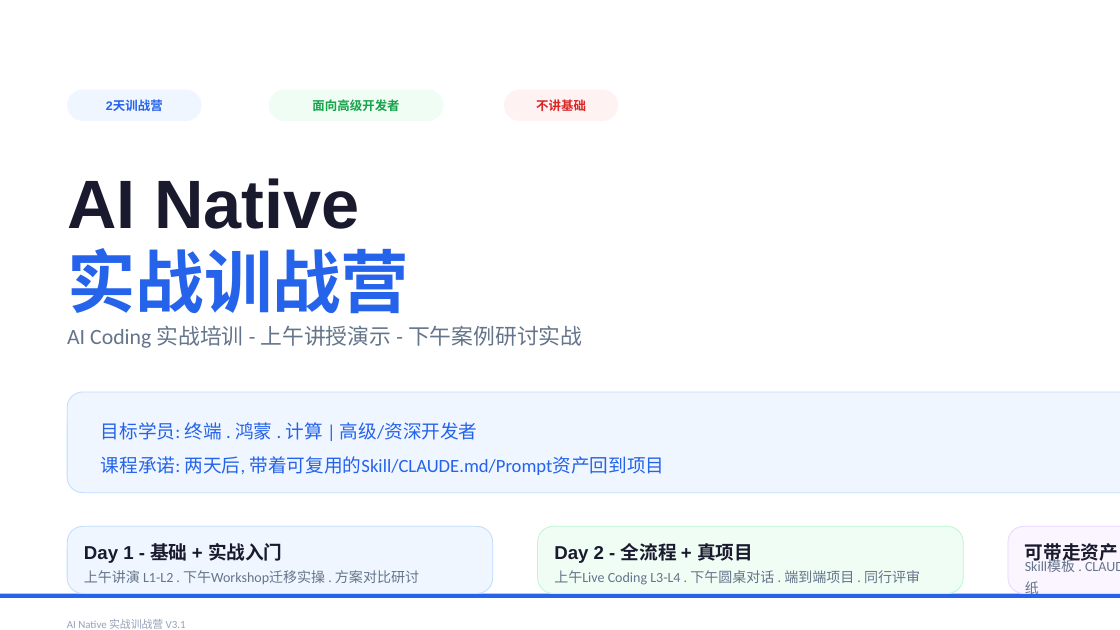
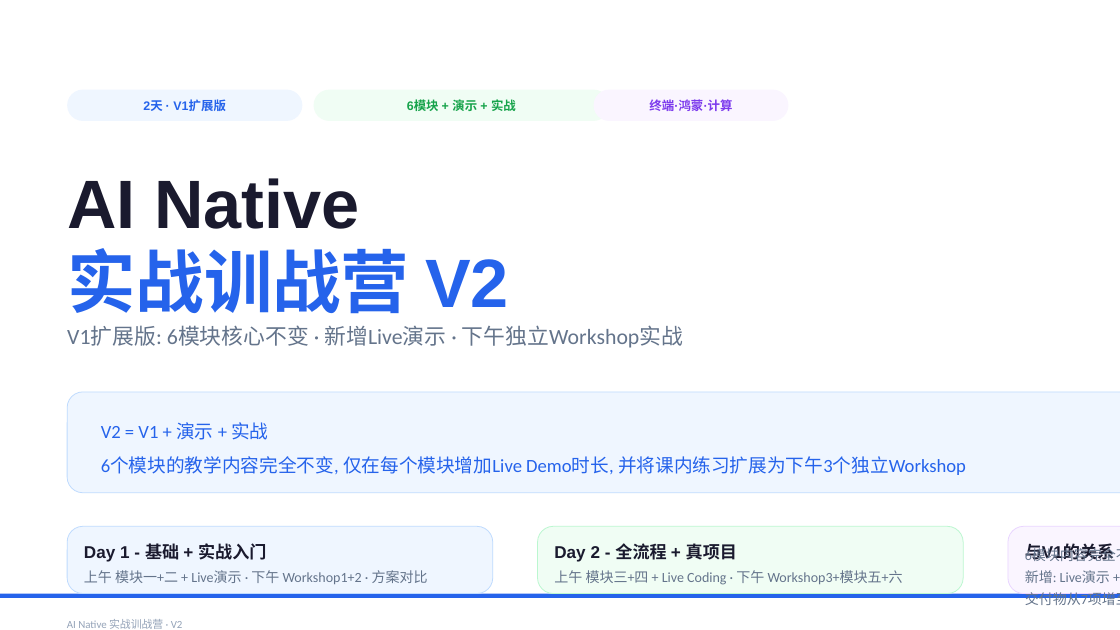
Before and after one commit to JungleTestLabs/ai-coding-training, a slide deck: slide 1 of docs/AI-Native-训战营-介绍与日程.pptx. Drawn at 1120x630 pixels with LibreOffice and Linux fonts; fonts in the diff are those of the drawing. Boxes give left, top, right and bottom in pixels: in the first picture for what was removed or moved away, otherwise in the second. Text is boxed around its words. In the diff, an @@ line names an element or a change of style, - is before the commit and + after.

Commit message:
docs: V2 统一 — V1内容不变，增加演示和实战（6模块+3Workshop）
关键设计原则: V2 = V1 + 演示 + 实战
- 6个模块教学内容完全不变
- 每个模块增加15-30min Live Demo
- 下午新增3个独立Workshop实战

文件:
- 00-课程大纲.md: V2版本，V1核心保留+演示标记+Workshop章节
- README.md: 更新为V2概览，强调V1-V2关系
- AI-Native-训战营-介绍与日程.pptx: 6页PPT，匹配V2结构

git历史中086e18c为V1原版，当前为V2

```diff
--- a/docs/AI-Native-训战营-介绍与日程.pptx
+++ b/docs/AI-Native-训战营-介绍与日程.pptx
@@ rounded rectangle: place and size @@
-rounded rectangle at box(67, 90, 202, 121)
+rounded rectangle at box(67, 90, 302, 121)
@@ text at box(143, 100, 226, 113): text changed @@
-2天训战营
+2天 · V1扩展版
@@ rounded rectangle: place and size @@
-rounded rectangle at box(269, 90, 444, 121)
+rounded rectangle at box(314, 90, 609, 121)
@@ text at box(407, 99, 516, 113): text changed @@
-面向高级开发者
+6模块 + 演示 + 实战
@@ rounded rectangle: place and size @@
-rounded rectangle at box(504, 90, 618, 121)
+rounded rectangle at box(594, 90, 788, 121)
@@ rounded rectangle at box(594, 90, 788, 121): fill #FEF2F2 to #FAF5FF @@
@@ text at box(649, 99, 732, 111): text changed; text colour #DC2626 to #7C3AED @@
-不讲基础
+终端·鸿蒙·计算
@@ text at box(67, 248, 509, 314): text changed @@
-实战训战营
+实战训战营 V2
@@ text at box(67, 325, 683, 348): text changed @@
-AI Coding 实战培训 - 上午讲授演示 - 下午案例研讨实战
+V1扩展版: 6模块核心不变 · 新增Live演示 · 下午独立Workshop实战
@@ text at box(101, 422, 966, 475): text changed @@
-目标学员: 终端 . 鸿蒙 . 计算 | 高级/资深开发者
-课程承诺: 两天后, 带着可复用的Skill/CLAUDE.md/Prompt资产回到项目
+V2 = V1 + 演示 + 实战
+6个模块的教学内容完全不变, 仅在每个模块增加Live Demo时长, 并将课内练习扩展为下午3个独立Workshop
@@ text "Day 1 - 基础 + ..." at box(84, 541, 267, 564): size 12 to 11 pt @@
@@ text "Day 2 - 全流程 + ..." at box(554, 543, 737, 562): size 12 to 11 pt @@
@@ text at box(1025, 543, 1114, 561): text changed; size 12 to 11 pt @@
-可带走资产
+与V1的关系
@@ text at box(84, 570, 428, 584): text changed @@
-上午讲演 L1-L2 . 下午Workshop迁移实操 . 方案对比研讨
+上午 模块一+二 + Live演示 · 下午 Workshop1+2 · 方案对比
@@ text at box(554, 570, 903, 585): text changed @@
-上午Live Coding L3-L4 . 下午圆桌对话 . 端到端项目 . 同行评审
+上午 模块三+四 + Live Coding · 下午 Workshop3+模块五+六
@@ text at box(1025, 570, 1120, 605): text changed @@
-Skill模板 . CLAUDE.md . Prompt模板集 . 审查清单 . AID工作流一页纸
+6模块内容完全不变
+新增: Live演示 + 3个Workshop
+交付物从7项增至9项
@@ text at box(67, 619, 183, 629): text changed @@
-AI Native 实战训战营 V3.1
+AI Native 实战训战营 · V2
```
Also in this commit, not shown: 3 other slides changed, 2 slides added, 2 slides removed, 2 other files.
